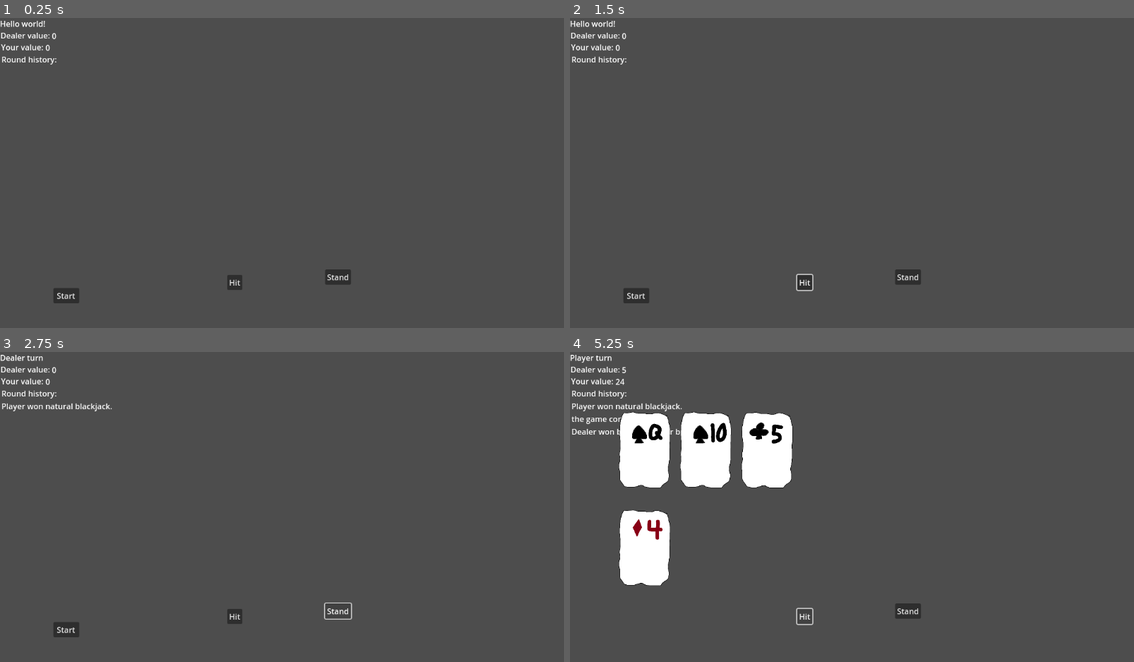
Above: before the commit, frames 1-4 (two rows, left to right).
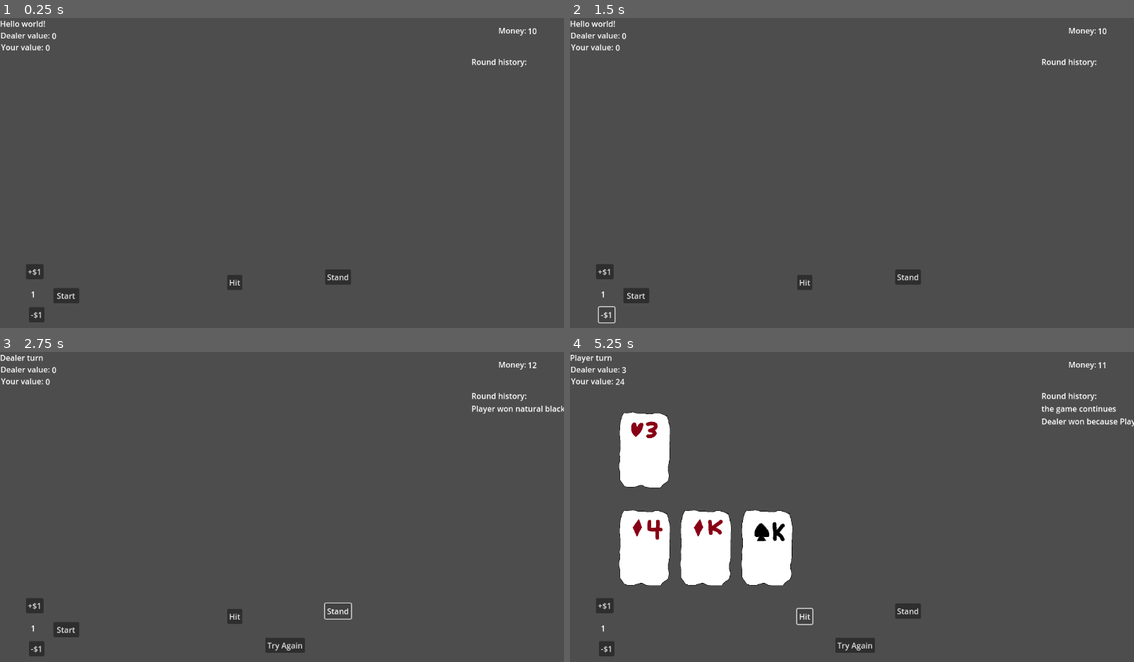
Above: after the commit, the same moments.

Repository: vinh15me/AGL-Team-5-Mini-Level
Game: Godot game, scene res://main_scene.tscn
Two runs of this game, one before a commit and one after it. Both use one fixed random seed, a clock stepped at 60 frames per second and the inputs below.
Inputs (mouse positions are in pixels of both pictures, inside the frame that each line leads up to):
- Up to frame 1 (0.25 s): no input
- Up to frame 2 (1.5 s): click "Hit" at 0.5 s; click (609, 315) at 1.25 s, where only the run after the commit has a clickable "-$1"
- Up to frame 3 (2.75 s): click "Stand" at 2 s
- Up to frame 4 (5.25 s): click (603, 606) at 2.75 s, where only the run after the commit has a clickable "+$1"; click (857, 646) at 3.5 s, where only the run after the commit has a clickable "Try Again"; click "Start" at 4.25 s; click "Hit" at 5 s

The runs differ from the first frame. In frame 1, 0.5% of the frame differs, in the area x 0-96%, y 3-99%; in frame 2, 0.5%; in frame 3, 1.2%; in frame 4, 10%, in the area x 0-100%, y 3-99%.
Error before the commit: Invalid call. Nonexistent function 'value' in base 'Nil'. (res://cards.gd:178)
Error after the commit: Invalid call. Nonexistent function 'value' in base 'Nil'. (res://cards.gd:185)

Commit message:
Added Betting and bug fixes
-Added Betting
-Fixed Ace Bug where it couldn't become 11 or 1 value

Diff:
--- a/blackjack/cards.gd
+++ b/blackjack/cards.gd
@@ -43,6 +43,7 @@
 
 class Hand extends RefCounted:
 	var cards: Array[Card]
+	var num_of_ace:int = 0
 
 	func _calc_value(card: Card, count_ace: bool = true):
 		# need to handle whether Ace is 11 or 1
@@ -58,8 +59,14 @@
 
 	func value():
 		var val: int = 0
+		var aces: int = 0
 		for card in cards:
 			val += self._calc_value(card)
+			if card.rank == 0:
+				aces+=1
+		while val > 21 && aces > 0:
+			val -= 10
+			aces -= 1
 		return val
 
 	func analyze():
--- /dev/null
+++ b/blackjack/globals.gd
@@ -0,0 +1,44 @@
+extends Node
+
+signal money_changed(amount:int)
+
+@export var starting_money: int = 10
+var money: int
+
+func _enter_tree() -> void:
+	# init / load once at game boot
+	money = _load_money() if _has_save() else starting_money
+	money_changed.emit(money)
+
+func earn(amount: int) -> void:
+	if amount <= 0: return
+	money += amount
+	money_changed.emit(money)
+	_save_money()
+
+func spend(amount: int) -> bool:
+	if amount <= 0: return true
+	if money < amount: return false
+	money -= amount
+	money_changed.emit(money)
+	_save_money()
+	return true
+
+func _ensure_minimum() -> void:
+	if money <= 0:
+		money = 1  # the “broke → $1” rule
+
+# --- basic persistence (optional) ---
+func _save_money() -> void:
+	var cfg := ConfigFile.new()
+	cfg.set_value("wallet", "money", money)
+	cfg.save("user://save.cfg")
+
+func _has_save() -> bool:
+	return FileAccess.file_exists("user://save.cfg")
+
+func _load_money() -> int:
+	var cfg := ConfigFile.new()
+	if cfg.load("user://save.cfg") != OK:
+		return starting_money
+	return int(cfg.get_value("wallet", "money", starting_money))
--- a/blackjack/main_scene.gd
+++ b/blackjack/main_scene.gd
@@ -2,12 +2,18 @@
 
 const blackjackGame = preload("res://cards.gd")
 var game = blackjackGame.Game.new()
+var currentBet:int = 1
 
 signal send_data_to_player(suit: String, rank: String)
 signal send_data_to_dealer(suit: String, rank: String)
 
 func _ready():
 	game.send_data_to_main.connect(_send_to_display)
+	Globals._ensure_minimum()
+	update_money()
+
+func update_money():
+	$Control/CurrentMoney.text = str(Globals.money)
 
 func _send_to_display(suit: String, rank: String, player_or_dealer: int):
 	print("suit " + suit)
@@ -31,6 +37,17 @@
 	$Control/DealerHandValue.text = str(game.currentRound.dealer_hand.value())
 	$Control/PlayerHandValue.text = str(game.currentRound.player_hand.value())
 
+func _on_increase_bet_pressed() -> void:
+	if currentBet < Globals.money:
+		currentBet += 1
+		$Control/BetLabel.text = str(currentBet)
+
+
+func _on_decrease_bet_pressed() -> void:
+	if currentBet > 1:
+		currentBet -= 1
+		$Control/BetLabel.text = str(currentBet)
+
 func _on_hit_button_pressed() -> void:
 	if (game.can_player_play()):
 		var outcome = game.hit()
@@ -53,16 +70,20 @@
 func win_translator(outcome: blackjackGame.RoundOutcome) -> String:
 	var historyEntry: String
 	if (outcome == blackjackGame.RoundOutcome.InProgress):
-		print("game ended in draw")
+		print("the game continues")
 		return "the game continues"
 
 	if (outcome == blackjackGame.RoundOutcome.Draw):
 		print("game ended in draw")
+		Globals.earn(currentBet)
+		update_money()
+		$Control/TryAgainButton.visible = true
 		return "game ended in draw"
 
 	var was_natural = game.currentRound.turns == 0
 	if (outcome == blackjackGame.RoundOutcome.PlayerWin):
 		var dealer_hand_status = game.currentRound.dealer_hand.analyze()
+		Globals.earn(currentBet * 2)
 		historyEntry = "Player won "
 		if (dealer_hand_status == blackjackGame.HandStatus.Bust):
 			historyEntry += "because Dealer busted."
@@ -80,10 +101,20 @@
 				historyEntry += "natural "
 			historyEntry += "blackjack."
 	print(historyEntry)
+	update_money()
+	$Control/TryAgainButton.visible = true
 	return historyEntry
+
+func _on_try_again_button_pressed() -> void:
+	var scene := get_tree().current_scene
+	if scene:
+		var path := scene.scene_file_path
+		get_tree().change_scene_to_file(path)
 
 func _on_start_button_pressed() -> void:
 	var outcome = game.start()
+	Globals.spend(currentBet)
 	append_history(win_translator(outcome))
 	update_turn()
+	update_money()
 	$Control/StartButton.visible = false
--- a/blackjack/main_scene.tscn
+++ b/blackjack/main_scene.tscn
@@ -14,6 +14,30 @@
 offset_right = 40.0
 offset_bottom = 40.0
 
+[node name="BetLabel" type="Label" parent="Control"]
+layout_mode = 0
+offset_left = 63.0
+offset_top = 553.0
+offset_right = 103.0
+offset_bottom = 576.0
+text = "1"
+
+[node name="DecreaseBet" type="Button" parent="Control"]
+layout_mode = 0
+offset_left = 59.0
+offset_top = 591.0
+offset_right = 91.0
+offset_bottom = 622.0
+text = "-$1"
+
+[node name="IncreaseBet" type="Button" parent="Control"]
+layout_mode = 0
+offset_left = 53.0
+offset_top = 503.0
+offset_right = 89.0
+offset_bottom = 534.0
+text = "+$1"
+
 [node name="TurnLabel" type="Label" parent="Control"]
 layout_mode = 1
 offset_right = 86.0
@@ -54,10 +78,10 @@
 
 [node name="History" type="Label" parent="Control"]
 layout_mode = 0
-offset_left = 3.0
-offset_top = 73.0
-offset_right = 116.0
-offset_bottom = 96.0
+offset_left = 963.0
+offset_top = 78.0
+offset_right = 1076.0
+offset_bottom = 101.0
 text = "Round history:"
 
 [node name="HitButton" type="Button" parent="Control"]
@@ -84,6 +108,31 @@
 offset_bottom = 583.0
 text = "Start"
 
+[node name="MoneyLabel" type="Label" parent="Control"]
+layout_mode = 0
+offset_left = 1018.0
+offset_top = 14.0
+offset_right = 1075.0
+offset_bottom = 37.0
+text = "Money:"
+
+[node name="CurrentMoney" type="Label" parent="Control"]
+layout_mode = 0
+offset_left = 1078.0
+offset_top = 15.0
+offset_right = 1118.0
+offset_bottom = 38.0
+text = "1"
+
+[node name="TryAgainButton" type="Button" parent="Control"]
+visible = false
+layout_mode = 0
+offset_left = 542.0
+offset_top = 584.0
+offset_right = 623.0
+offset_bottom = 615.0
+text = "Try Again"
+
 [node name="PlayerDisplay" type="Node2D" parent="."]
 script = ExtResource("2_gyfs4")
 
@@ -129,12 +178,6 @@
 scale = Vector2(0.25, 0.25)
 texture = ExtResource("3_d5x1h")
 
-[node name="Sprite2D8" type="Sprite2D" parent="PlayerDisplay"]
-visible = false
-position = Vector2(1025, 400)
-scale = Vector2(0.25, 0.25)
-texture = ExtResource("3_d5x1h")
-
 [node name="DealerDisplay" type="Node2D" parent="."]
 script = ExtResource("4_d5x1h")
 
@@ -180,12 +223,12 @@
 scale = Vector2(0.25, 0.25)
 texture = ExtResource("3_d5x1h")
 
-[node name="Sprite2D10" type="Sprite2D" parent="DealerDisplay"]
-visible = false
-position = Vector2(1025.5, 200.5)
-scale = Vector2(0.25, 0.25)
-texture = ExtResource("3_d5x1h")
-
+[node name="Camera2D" type="Camera2D" parent="."]
+position = Vector2(576, 324)
+
+[connection signal="pressed" from="Control/DecreaseBet" to="." method="_on_decrease_bet_pressed"]
+[connection signal="pressed" from="Control/IncreaseBet" to="." method="_on_increase_bet_pressed"]
 [connection signal="pressed" from="Control/HitButton" to="." method="_on_hit_button_pressed"]
 [connection signal="pressed" from="Control/StandButton" to="." method="_on_stand_button_pressed"]
 [connection signal="pressed" from="Control/StartButton" to="." method="_on_start_button_pressed"]
+[connection signal="pressed" from="Control/TryAgainButton" to="." method="_on_try_again_button_pressed"]
--- a/blackjack/project.godot
+++ b/blackjack/project.godot
@@ -14,3 +14,7 @@
 run/main_scene="uid://bt6ofygv6cssg"
 config/features=PackedStringArray("4.5", "Forward Plus")
 config/icon="res://icon.svg"
+
+[autoload]
+
+Globals="*res://globals.gd"
Not shown, added: blackjack/globals.gd.uid
